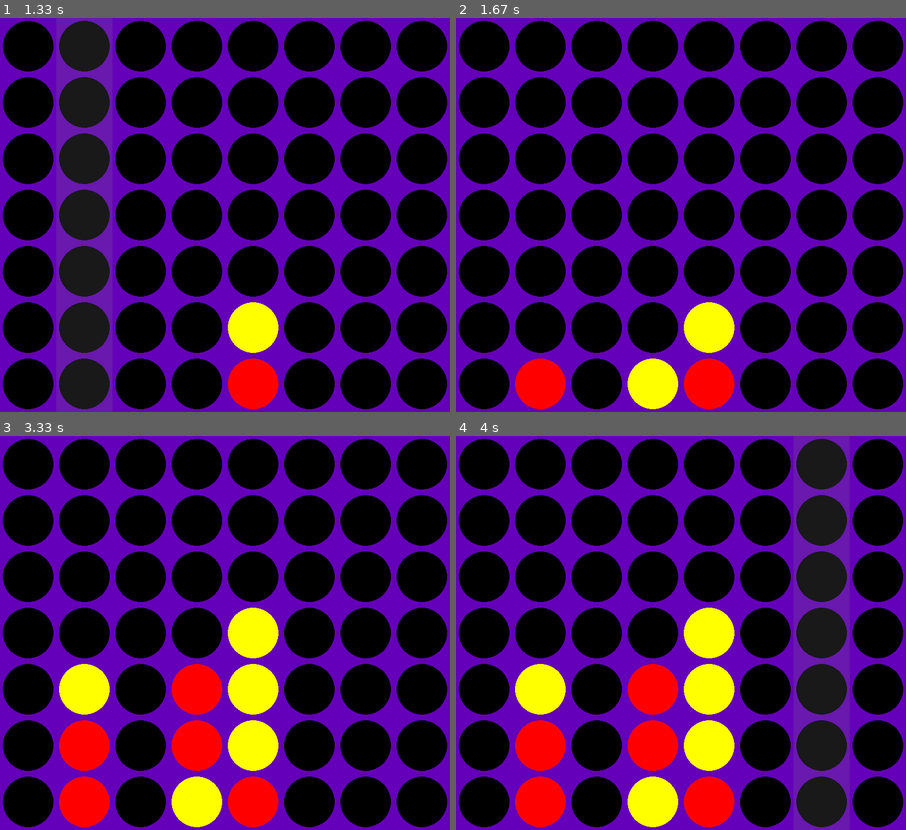
Above: before the commit, frames 1-4 (two rows, left to right).
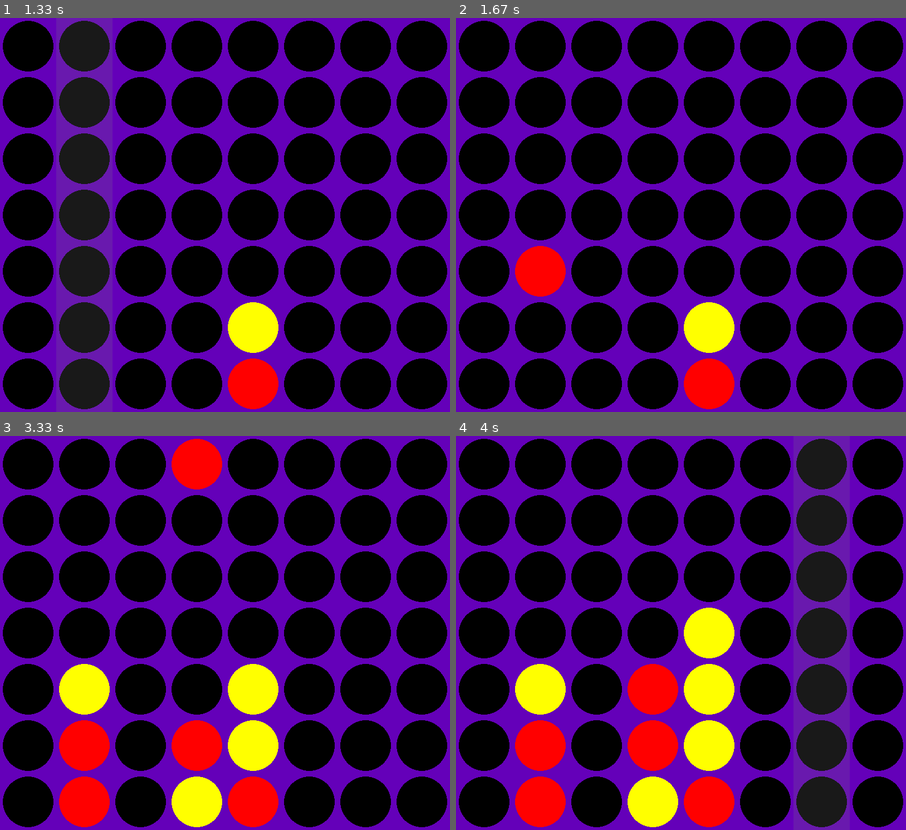
Above: after the commit, the same moments.

Repository: ak2k2/Connect-Four-Alpha-Beta-AI
Game: pygame game, started from gui.py
The game is run twice, just before and just after one commit, with the same random seed, the same clock (stepped at 60 frames per second) and the same inputs.
Inputs (mouse positions are in pixels of both pictures, inside the frame that each line leads up to):
- Up to frame 1 (1.33 s): click (225, 215) at 0.38 s; click (85, 155) at 1.22 s
- Up to frame 2 (1.67 s): no input
- Up to frame 3 (3.33 s): click (63, 621) at 2.05 s; click (202, 735) at 2.52 s; click (211, 566) at 2.98 s
- Up to frame 4 (4 s): click (798, 597) at 3.82 s

Frame 1 is identical in both runs. In frame 2, 3.4% of the frame differs, in the area x 13-50%, y 57-100%; in frame 3, 3.4%; in frame 4, nothing differs.

Commit message:
animation falling

Diff:
--- a/gui.py
+++ b/gui.py
@@ -5,9 +5,8 @@
 import pygame
 
 from constants import AI_PLAYER, HUMAN_PLAYER, IN_A_ROW, M, N
-from game import *  # Importing your Connect Four logic
-
-# Pygame Initialization
+from game import *
+
 pygame.init()
 
 
@@ -30,7 +29,6 @@
 BLACK = (0, 0, 0)
 
 
-# Setting up the display
 screen = pygame.display.set_mode((WIDTH, HEIGHT))
 pygame.display.set_caption("Connect Four AI")
 
@@ -95,6 +93,26 @@
     draw_board(board)  # Redraw the board to remove the highlight
 
 
+def animate_falling_piece(board, col, row, piece_color):
+    for animation_row in range(-1, row + 1):
+        # Draw the board with an empty space where the piece will fall
+        draw_board(board)
+
+        # Draw the falling piece starting from the top
+        pygame.draw.circle(
+            screen,
+            piece_color,
+            (
+                int(col * SQUARESIZE + SQUARESIZE / 2),
+                HEIGHT - int((M - animation_row) * SQUARESIZE + SQUARESIZE / 2),
+            ),
+            SQUARESIZE // 2 - 5,
+        )
+
+        pygame.display.update()
+        pygame.time.wait(20)  # Control the speed of the animation
+
+
 def human_vs_ai():
     board = get_blank_board()
     draw_board(board)
@@ -116,6 +134,19 @@
                 if col in legal_moves:
                     # Highlight the column
                     highlight_column(col, board)
+
+                    # Temporarily insert the piece to get the row index, then remove it
+                    temp_board, _, row_idx = insert_piece_optimized(
+                        board.copy(), col, HUMAN_PLAYER
+                    )
+                    board[col][
+                        row_idx
+                    ] = 0  # Remove the piece after getting the row index
+
+                    # Animate the falling piece
+                    animate_falling_piece(
+                        board, col, row_idx, RED if HUMAN_PLAYER == -1 else YELLOW
+                    )
 
                     # Process human move
                     board, status = make_move(board, col, HUMAN_PLAYER)
